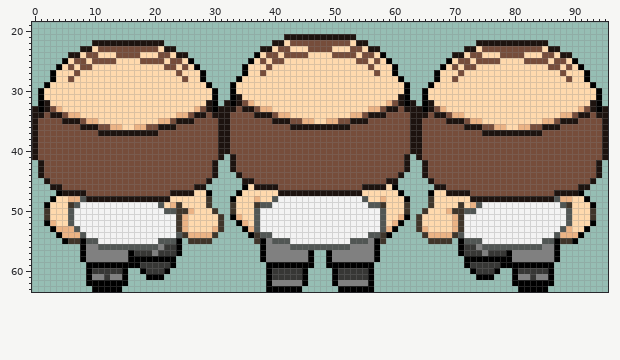
Sprite sheet, stored at assets/images/Hero_Up.png. Above is the file before it was changed.
The file is 96x64 pixels. Colours within 5 levels of each other are drawn and written as one. Shown: x 0..95, y 19..63. The old version is drawn lined up with the new one.
After:
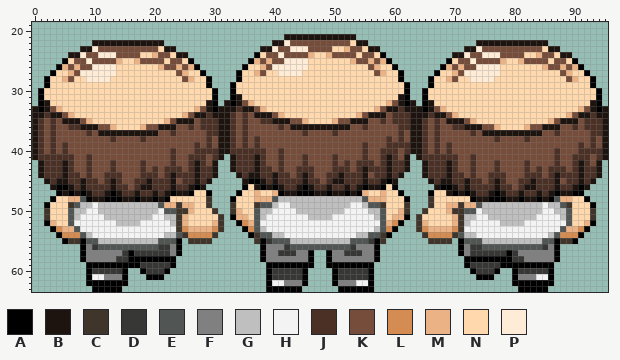
Palette (. is transparent): A #000000  B #1d130f  C #3f352a  D #373735  E #515654  F #808080  G #bfbfbf  H #f3f3f3  J #4a3025  K #764d3b  L #d48c52  M #ebb385  N #ffd9ad  P #ffecd6
The edit:
whole drawing moved by +0,+8 (the old picture is shown already moved)
Changed rows in their new state; - is an unchanged pixel.
first column x 2:
22 ----------------------------------------P---------------------------------------------------
23 --------P-----------------------------P--PPP------M---------------------P-------------------
24 ------P--PPP------M--------------------P----M--M----------------------P--PPP------M---------
25 -------P----M--M-------------------M-M--PPPP-------M--M-M--------------P----M--M------------
26 ---M-M--PPPP-------M--M-M-----------M-PPPPPP-----------M-----------M-M--PPPP-------M--M-M---
27 ----M-PPPPPP-----------M--------AN-M---PPPP-------------M-NA--------M-PPPPPP-----------M----
28 AN-M---PPPP-------------M-NA------------------------------------AN-M---PPPP-------------M-NA
first column x 1:
33 ---------------------------------J----N----------------N----J---------------------------------
34 -J----N----------------N----J---J-J------N----------N------JJJ---J----N----------------N----J-
35 J-J------N----------N------JJJ--J-J--JJ------N--N--------J-JJJ--J-J------N----------N------JJJ
36 J-J--JJ------N--N--------J-JJJ--J-J-----J-------------J-----JJ--J-J--JJ------N--N--------J-JJJ
37 J-J-----J-------------J-----JJ--J-J---------J----J----------J---J-J-----J-------------J-----JJ
38 J-J---------J----J----------J---J-J-J---------------------J-J---J-J---------J----J----------J-
39 J-J-J---------------------J-J---J-J-J-----------------J---JJJJ--J-J-J---------------------J-J-
40 J-J-J-----------------J---JJJJ--JJJJJJ--J-------------J--JJJ-J--J-J-J-----------------J---JJJJ
41 JJJJJJ--J-------------J--JJJ-J---JJJBJ--J---J----J----J--JBJ----JJJJJJ--J-------------J--JJJ-J
42 -JJJBJ--J---J----J----J--JBJ-----JJJBJ--J---J----J-J-JJJ-JBJJ----JJJBJ--J---J----J----J--JBJ--
43 -JJJBJ--J---J----J-J-JJJ-JBJJ----JJJBJJ-J--JJJ---JJJ-JBJJJBJJ----JJJBJ--J---J----J-J-JJJ-JBJJ-
44 -JJJBJJ-J--JJJ---JJJ-JBJJJBJJ-----JBBJJBJJ-JBJ--JJBJJJB-JJBJ-----JJJBJJ-J--JJJ---JJJ-JBJJJBJJ-
45 --JBBJJBJJ-JBJ--JJBJJJB-JJBJ-------AABJBJJJJBJJ-JBBJJJBJJBA-------JBBJJBJJ-JBJ--JJBJJJB-JJBJ--
46 ---AABJBJJJJBJJ-JBBJJJBJJBA----------A-ABJJBABJJBJJBJBA--A---------AABJBJJJJBJJ-JBBJJJBJJBA---
47 -----A-ABJJBABJJBJJBJBA--A----------M--MA--AAA--A--A-AM--M-----------A-ABJJBABJJBJJBJBA--A----
48 --------A--AAA--A--A-A---------------MM-GGGGGGGGGGGGGG-MM---------------A--AAA--A--A-A--------
49 -------GG-GGGGGGGGGG-M--MM-------------G--GGGGGGGGGG--G-------------MM-M--GGGGGGGGGG-GG-------
50 ------GG--GGGGGGGGGG-------------M---GG----GGGGGGGG----GG---M-------------GGGGGGGGGG--GG------
51 ------G----GGGGGGGG--GG-----------M--G-------GGGG-------G--M-----------GG--GGGGGGGG----G------
52 -------------GGGG-----G------M----LM----------------------ML----M------G-----GGGG----------M--
53 ---L--------------------LMMMML-----L-G------------------G-L-----LMMMML-------------------ML---
54 ----LLL-G------------GG--LLLL----------GG------------GG----------LLLL--GG------------G-LLL----
55 ----------GGGGGGGGGG------------------D---GGGGGGGGGG---D------------------GGGGGGGGGG----------
56 ---------D----------D-F------------------D----------D------------------F-D----------D---------
57 --------------D----D--F-----------------DDD--------DDD-----------------F--D----D--------------
58 -------------DD----------------------------------------------------------------DD-------------
61 ---------HHF----------------------------------------------------------------------FHH---------
62 ---------------------------------------HH------------HH---------------------------------------
